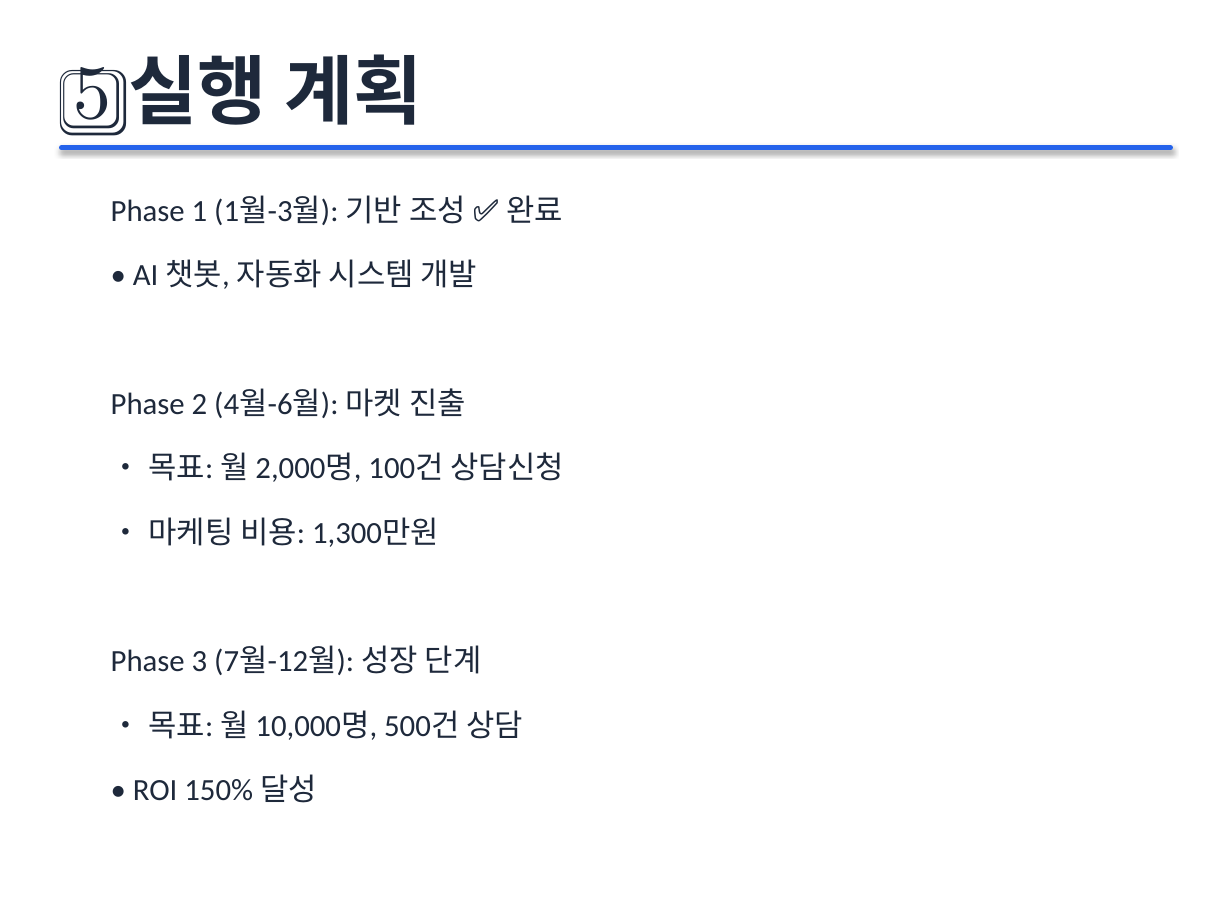
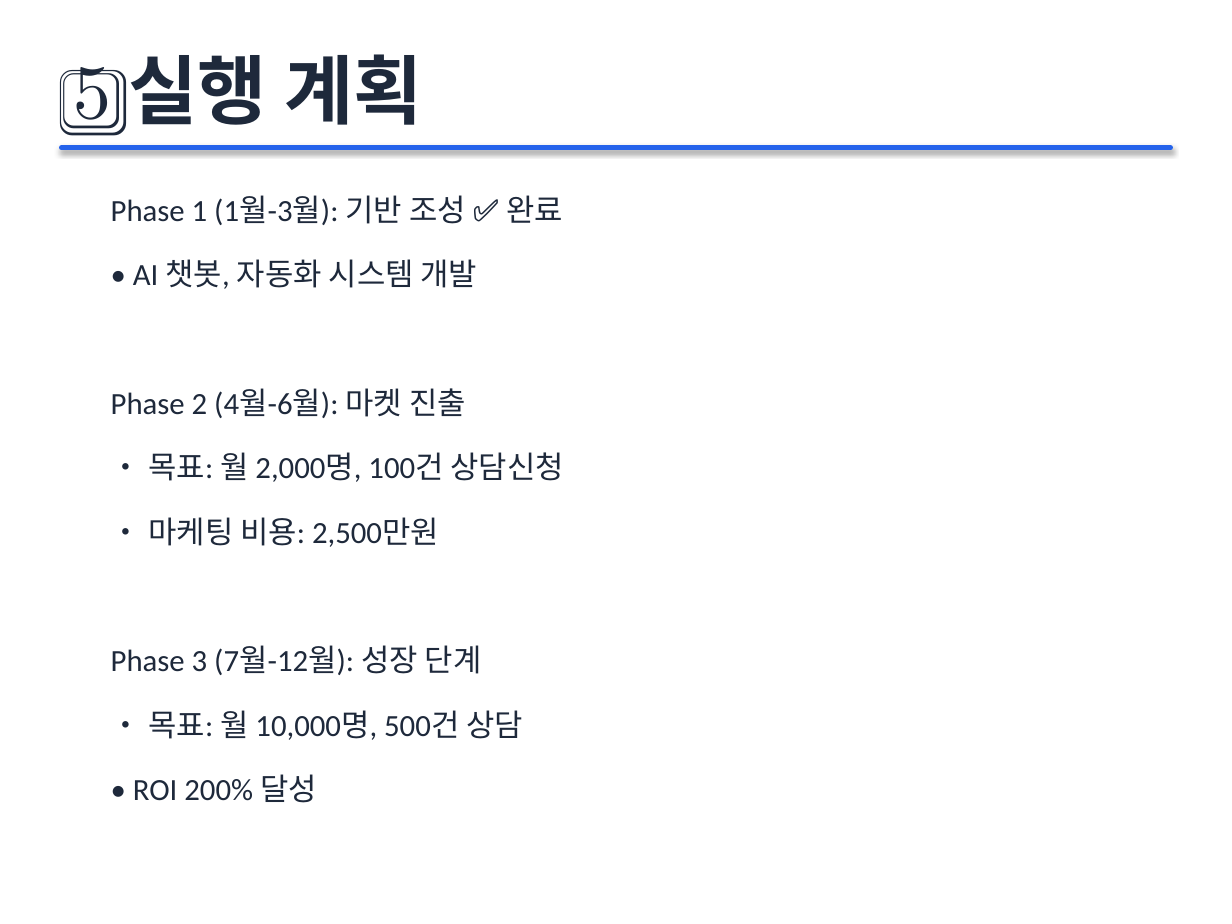
Before and after one commit to HeeJeonLee/petcare-plus-v2, a slide deck: slide 12 of PetCare+_사업계획서.pptx. Drawn at 1232x924 pixels with LibreOffice and Linux fonts; fonts in the diff are those of the drawing. Boxes give left, top, right and bottom in pixels: in the first picture for what was removed or moved away, otherwise in the second. Text is boxed around its words. In the diff, an @@ line names an element or a change of style, - is before the commit and + after.

```diff
--- a/PetCare+_사업계획서.pptx
+++ b/PetCare+_사업계획서.pptx
@@ text at (x1=148, y1=517, x2=439, y2=547): text changed @@
-• 마케팅 비용: 1,300만원
+• 마케팅 비용: 2,500만원
@@ text at (x1=133, y1=774, x2=317, y2=803): text changed @@
-• ROI 150% 달성
+• ROI 200% 달성
```
Also in this commit, not shown: 2 other slides changed, 2 other files.
